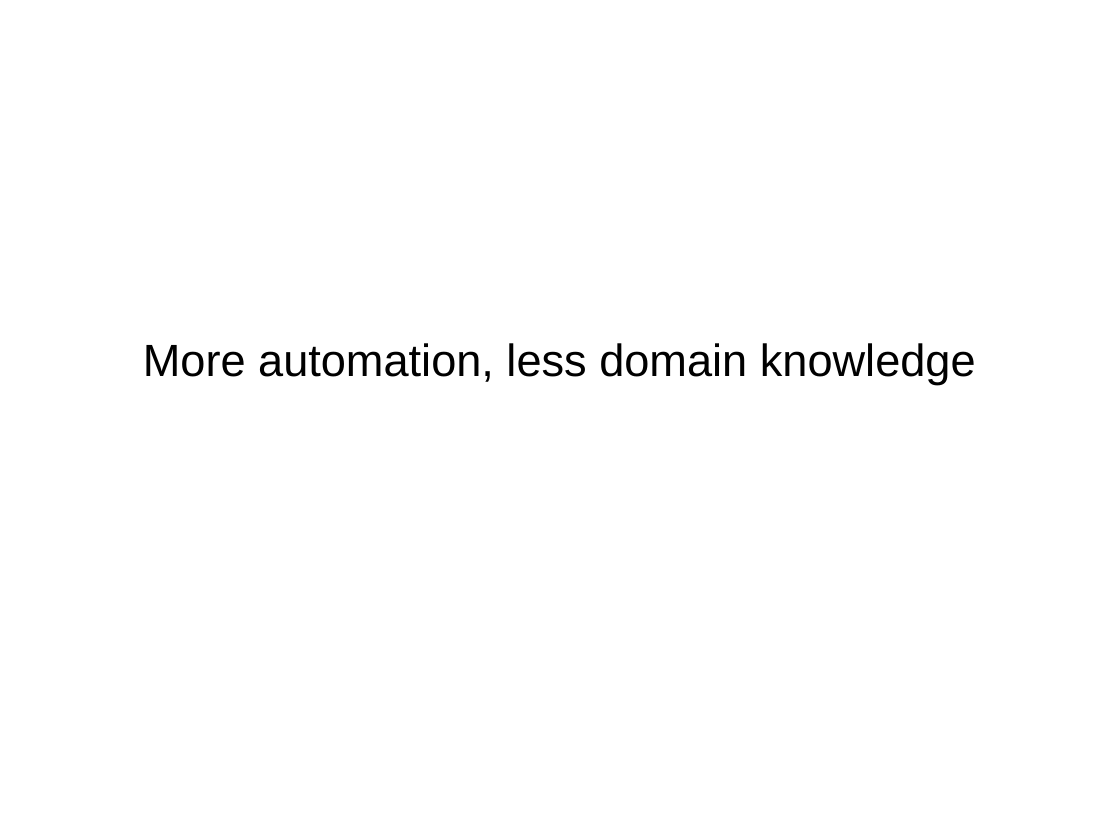
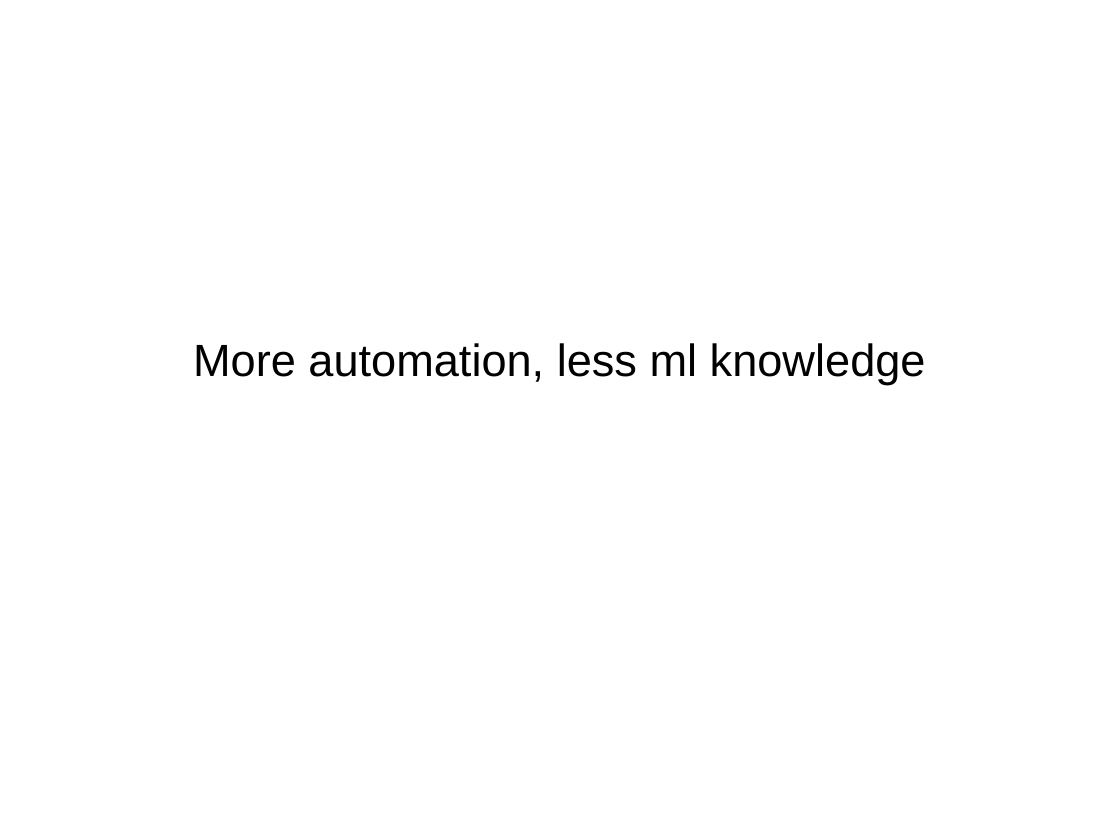
Before and after one commit to amueller/talks_odt, a slide deck: slide 46 of pycon_india_keynote.odp (slide 34 before the commit). Drawn at 1120x840 pixels with LibreOffice and Linux fonts; fonts in the diff are those of the drawing. Boxes give left, top, right and bottom in pixels: in the first picture for what was removed or moved away, otherwise in the second. Text is boxed around its words. In the diff, an @@ line names an element or a change of style, - is before the commit and + after.

```diff
--- a/pycon_india_keynote.odp
+++ b/pycon_india_keynote.odp
@@ subtitle at (x1=193, y1=343, x2=926, y2=385): text changed @@
-More automation, less domain knowledge
+More automation, less ml knowledge
```
Also in this commit, not shown: 4 other slides changed, 17 slides added, 10 slides removed.
